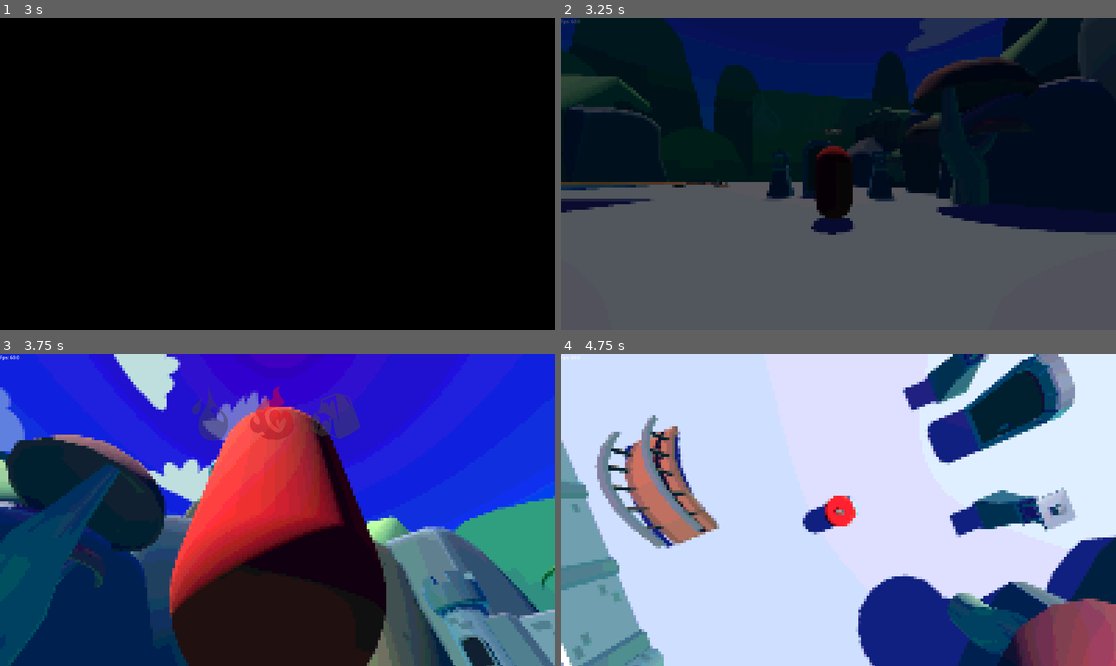
Above: before the commit, frames 1-4 (two rows, left to right).
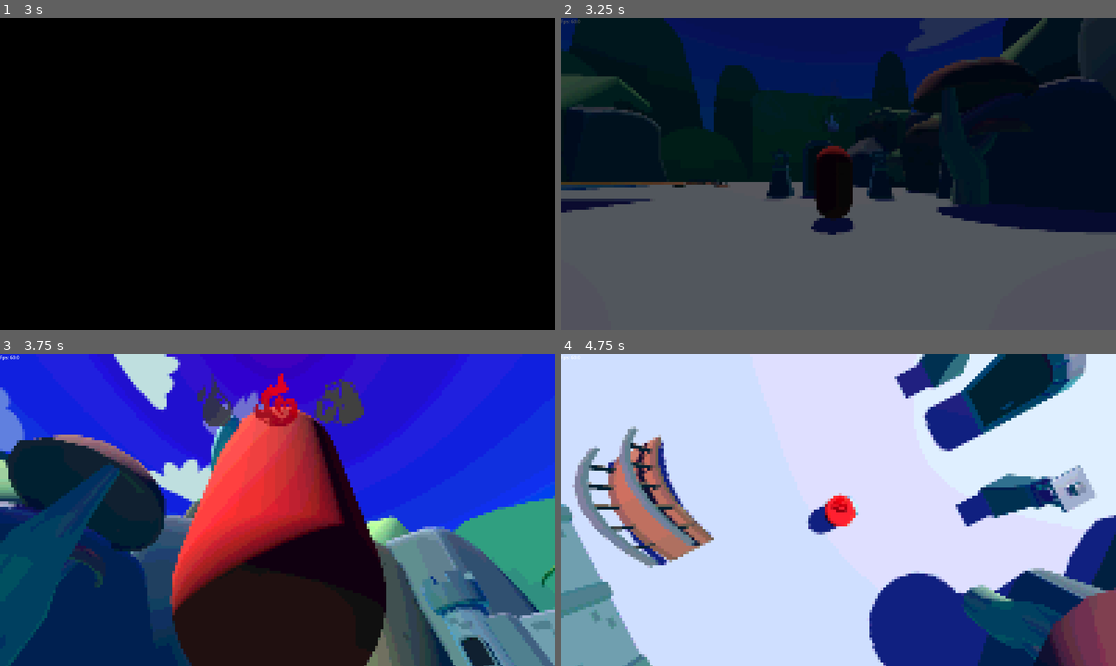
Above: after the commit, the same moments.

Repository: JZxAkuma/FIT2145-Game-Prototype-1
Game: Godot game, scene res://logo_splash_screen.tscn
Same seed, same stepped clock (60 frames per second), same inputs: the game is played once before the commit and once after it.
Inputs (mouse positions are in pixels of both pictures, inside the frame that each line leads up to):
- Up to frame 1 (3 s): tap Enter (ui_accept) at 0.5, 1.25, 2.75 s; move the mouse to (399, 158) at 0.52 s; hold D (right) 0.53-1.28 s; hold Right mouse button (aim) 0.53-1.28 s; tap Space (jump) at 0.77, 1.52 s; tap Shift (change element) at 0.8, 1.35, 2.3, 2.85 s; move the mouse to (166, 189) at 1.27 s; hold S (down) 1.28-2.03 s; right-click (166, 189) at 1.55 s; move the mouse to (333, 105) at 2.02 s; hold D (right) 2.03-2.78 s; hold Right mouse button (aim) 2.03-2.78 s; move the mouse to (249, 236) at 2.77 s; hold Up (ui_up) from 2.78 s (still down)
- Up to frame 2 (3.25 s): keep holding Up (ui_up); tap Space (jump) at 3.02 s; right-click (810, 236) at 3.05 s
- Up to frame 3 (3.75 s): keep holding Up (ui_up); move the mouse to (316, 513) at 3.52 s; hold Shift (change element) from 3.53 s (still down); tap Mouse wheel down (scroll_down) at 3.6 s
- Up to frame 4 (4.75 s): tap Space (jump) at 3.77 s; release Up (ui_up) at 4.25 s; release Shift (change element) at 4.25 s; click (771, 428) at 4.25 s

Frame 1 is identical in both runs. In frame 2, less than 0.1% of the frame differs, in the area x 47-51%, y 31-38%; in frame 3, 3.9%; in frame 4, 28%, in the area x 0-100%, y 0-100%.

Commit message:
Adjusted Ui elements

Diff:
--- a/level component/player.tscn
+++ b/level component/player.tscn
@@ -49,6 +49,7 @@
 
 [node name="Label3D" type="Label3D" parent="."]
 transform = Transform3D(1, 0, 0, 0, 1, 0, 0, 0, 1, 0, 1.42485, 0)
+visible = false
 billboard = 1
 
 [node name="CollisionShape3D" type="CollisionShape3D" parent="."]
@@ -65,6 +66,78 @@
 
 [node name="RayCast3D" type="RayCast3D" parent="camera point/SpringArm3D/Camera3D"]
 transform = Transform3D(1, 0.000113591, -0.000140877, -0.000140846, -0.000338703, -1, -0.00011363, 1, -0.00033869, 0, 0, 0)
+
+[node name="CanvasLayer2" type="CanvasLayer" parent="."]
+layer = 0
+
+[node name="Elements UI" type="Control" parent="CanvasLayer2"]
+layout_mode = 3
+anchors_preset = 15
+anchor_right = 1.0
+anchor_bottom = 1.0
+offset_top = -1.0
+offset_bottom = -1.0
+grow_horizontal = 2
+grow_vertical = 2
+size_flags_horizontal = 4
+
+[node name="HBoxContainer" type="HBoxContainer" parent="CanvasLayer2/Elements UI"]
+layout_mode = 1
+anchors_preset = 8
+anchor_left = 0.5
+anchor_top = 0.5
+anchor_right = 0.5
+anchor_bottom = 0.5
+offset_left = -328.0
+offset_top = -185.0
+offset_right = 2680.0
+offset_bottom = 815.0
+grow_horizontal = 2
+grow_vertical = 2
+scale = Vector2(0.213167, 0.207023)
+size_flags_horizontal = 4
+
+[node name="water" type="TextureButton" parent="CanvasLayer2/Elements UI/HBoxContainer"]
+layout_mode = 2
+texture_normal = ExtResource("3_5enqi")
+texture_hover = ExtResource("4_8v1cs")
+stretch_mode = 0
+
+[node name="fire" type="TextureButton" parent="CanvasLayer2/Elements UI/HBoxContainer"]
+layout_mode = 2
+texture_normal = ExtResource("5_os2xl")
+texture_hover = ExtResource("6_cx4s4")
+stretch_mode = 0
+
+[node name="earth" type="TextureButton" parent="CanvasLayer2/Elements UI/HBoxContainer"]
+layout_mode = 2
+texture_normal = ExtResource("7_84xnk")
+texture_hover = ExtResource("8_mmloc")
+stretch_mode = 0
+
+[node name="selected_ui" type="Control" parent="CanvasLayer2"]
+layout_mode = 3
+anchors_preset = 15
+anchor_right = 1.0
+anchor_bottom = 1.0
+grow_horizontal = 2
+grow_vertical = 2
+
+[node name="TextureRect" type="TextureRect" parent="CanvasLayer2/selected_ui"]
+layout_mode = 1
+anchors_preset = 8
+anchor_left = 0.5
+anchor_top = 0.5
+anchor_right = 0.5
+anchor_bottom = 0.5
+offset_left = -39.0
+offset_top = -64.0
+offset_right = 961.0
+offset_bottom = 936.0
+grow_horizontal = 2
+grow_vertical = 2
+scale = Vector2(0.0783706, 0.0746698)
+texture = ExtResource("6_cx4s4")
 
 [node name="CanvasLayer" type="CanvasLayer" parent="."]
 
@@ -99,45 +172,6 @@
 texture = ExtResource("2_onrkg")
 expand_mode = 1
 
-[node name="Elements UI" type="Control" parent="CanvasLayer"]
-layout_mode = 3
-anchors_preset = 0
-size_flags_horizontal = 4
-
-[node name="HBoxContainer" type="HBoxContainer" parent="CanvasLayer/Elements UI"]
-layout_mode = 1
-anchors_preset = 8
-anchor_left = 0.5
-anchor_top = 0.5
-anchor_right = 0.5
-anchor_bottom = 0.5
-offset_left = -337.0
-offset_top = -134.0
-offset_right = 2671.0
-offset_bottom = 866.0
-grow_horizontal = 2
-grow_vertical = 2
-scale = Vector2(0.213167, 0.207023)
-size_flags_horizontal = 4
-
-[node name="water" type="TextureButton" parent="CanvasLayer/Elements UI/HBoxContainer"]
-layout_mode = 2
-texture_normal = ExtResource("3_5enqi")
-texture_hover = ExtResource("4_8v1cs")
-stretch_mode = 0
-
-[node name="fire" type="TextureButton" parent="CanvasLayer/Elements UI/HBoxContainer"]
-layout_mode = 2
-texture_normal = ExtResource("5_os2xl")
-texture_hover = ExtResource("6_cx4s4")
-stretch_mode = 0
-
-[node name="earth" type="TextureButton" parent="CanvasLayer/Elements UI/HBoxContainer"]
-layout_mode = 2
-texture_normal = ExtResource("7_84xnk")
-texture_hover = ExtResource("8_mmloc")
-stretch_mode = 0
-
 [node name="HurtBox" type="Area3D" parent="."]
 collision_layer = 2
 collision_mask = 2
--- a/player.gd
+++ b/player.gd
@@ -33,10 +33,10 @@
 @export var mesh_turn_speed: float = 10.0
 var last_world_facing_angle: float = 0.0
 
-@onready var element_ui = $"CanvasLayer/Elements UI"
-@onready var water_icon: TextureButton = $"CanvasLayer/Elements UI/HBoxContainer/water"
-@onready var fire_icon: TextureButton = $"CanvasLayer/Elements UI/HBoxContainer/fire"
-@onready var earth_icon: TextureButton = $"CanvasLayer/Elements UI/HBoxContainer/earth"
+@onready var element_ui = $"CanvasLayer2/Elements UI"
+@onready var water_icon: TextureButton = $"CanvasLayer2/Elements UI/HBoxContainer/water"
+@onready var fire_icon: TextureButton = $"CanvasLayer2/Elements UI/HBoxContainer/fire"
+@onready var earth_icon: TextureButton = $"CanvasLayer2/Elements UI/HBoxContainer/earth"
 @onready var water_normal_tex = water_icon.texture_normal
 @onready var fire_normal_tex = fire_icon.texture_normal
 @onready var earth_normal_tex = earth_icon.texture_normal
@@ -49,6 +49,15 @@
 var earthwall_scene = preload("res://earth_wall.tscn")
 
 @export var element_ui_offset: Vector3 = Vector3(0, 1.5, 0)
+@onready var selected_icon = $CanvasLayer2/selected_ui
+@onready var selected_icon_text = $CanvasLayer2/selected_ui/TextureRect
+@onready var water_icon_text = load("res://Icons/WaterActive.png")
+@onready var fire_icon_text = load("res://Icons/FireActive.png")
+@onready var earth_icon_text = load("res://Icons/EarthActive.png")
+
+var longest_offset = 1.5
+var shortest_offset = 1.1
+
 
 enum elements {
 	water,
@@ -117,6 +126,7 @@
 	_cast_lenght()
 	_elements_ui()
 	_update_elements_ui_position()
+	_selected_elements_icon()
 
 	_set_state(states.aiming if Input.is_action_pressed("aim") else states.default)
 
@@ -169,10 +179,13 @@
 
 func _change_power():
 	if Input.is_action_pressed("change element"):
-		Engine.time_scale = element_change_time_scale
+		Engine.time_scale =1
 		if element_ui_tween:
 			element_ui_tween.kill()
 		element_ui_tween = create_tween()
+		element_ui_tween.set_parallel(true)
+
+		element_ui_tween.tween_property(selected_icon, "modulate:a", 0, aim_tween_legnht)
 		element_ui_tween.tween_property(element_ui, "modulate:a", 1, aim_tween_legnht)
 
 		if Input.is_action_just_pressed("scroll_up"):
@@ -185,6 +198,9 @@
 		if element_ui_tween:
 			element_ui_tween.kill()
 		element_ui_tween = create_tween()
+		element_ui_tween.set_parallel(true)
+
+		element_ui_tween.tween_property(selected_icon, "modulate:a", 1, aim_tween_legnht)
 		element_ui_tween.tween_property(element_ui, "modulate:a", 0, aim_tween_legnht)
 
 
@@ -248,6 +264,7 @@
 			aim_tween.tween_property(camerapoint, "position", Vector3.ZERO, aim_tween_legnht)
 			aim_tween.tween_property(springarm, "spring_length", default_spring_length, aim_tween_legnht)
 
+	element_ui_offset.y = shortest_offset + (springarm.spring_length - aim_spring_length) * (longest_offset - shortest_offset) / (default_spring_length - aim_spring_length)
 
 func _update_wall_indicator():
 	if not wall_indicator.is_inside_tree():
@@ -362,20 +379,39 @@
 	is_moving = horizontal_speed > 0.1
 	is_grounded = is_on_floor()
 
+func _update_elements_ui_position() -> void:
+	var world_pos = global_position + element_ui_offset
+
+	if camera.is_position_behind(world_pos):
+		element_ui.visible = false
+		return
+
+	element_ui.visible = true
+	var screen_pos = camera.unproject_position(world_pos)
+	element_ui.position = screen_pos - (element_ui.size / 2.0)
+
+func _selected_elements_icon() -> void:
+	var world_pos = global_position + element_ui_offset
+
+	match selection:
+		elements.water:
+			selected_icon_text.texture = water_icon_text
+		elements.fire:
+			selected_icon_text.texture = fire_icon_text
+		elements.earth:
+			selected_icon_text.texture = earth_icon_text
+
+	if camera.is_position_behind(world_pos):
+		selected_icon.visible = false
+		return
+
+	selected_icon.visible = true
+	var screen_pos = camera.unproject_position(world_pos)
+	selected_icon.position = screen_pos - (selected_icon.size / 2.0)
+
 	if anim_tree:
 		pass
 		# anim_tree.set("parameters/Move/blend_position", move_speed_ratio)
 		# anim_tree.set("parameters/conditions/is_grounded", is_grounded)
 		# anim_tree.set("parameters/conditions/is_aiming", is_aiming)
 		# anim_tree.set("parameters/Selection/blend_position", selection)
-
-func _update_elements_ui_position() -> void:
-	var world_pos = global_position + element_ui_offset
-
-	if camera.is_position_behind(world_pos):
-		element_ui.visible = false
-		return
-
-	element_ui.visible = true
-	var screen_pos = camera.unproject_position(world_pos)
-	element_ui.position = screen_pos - (element_ui.size / 2.0)
